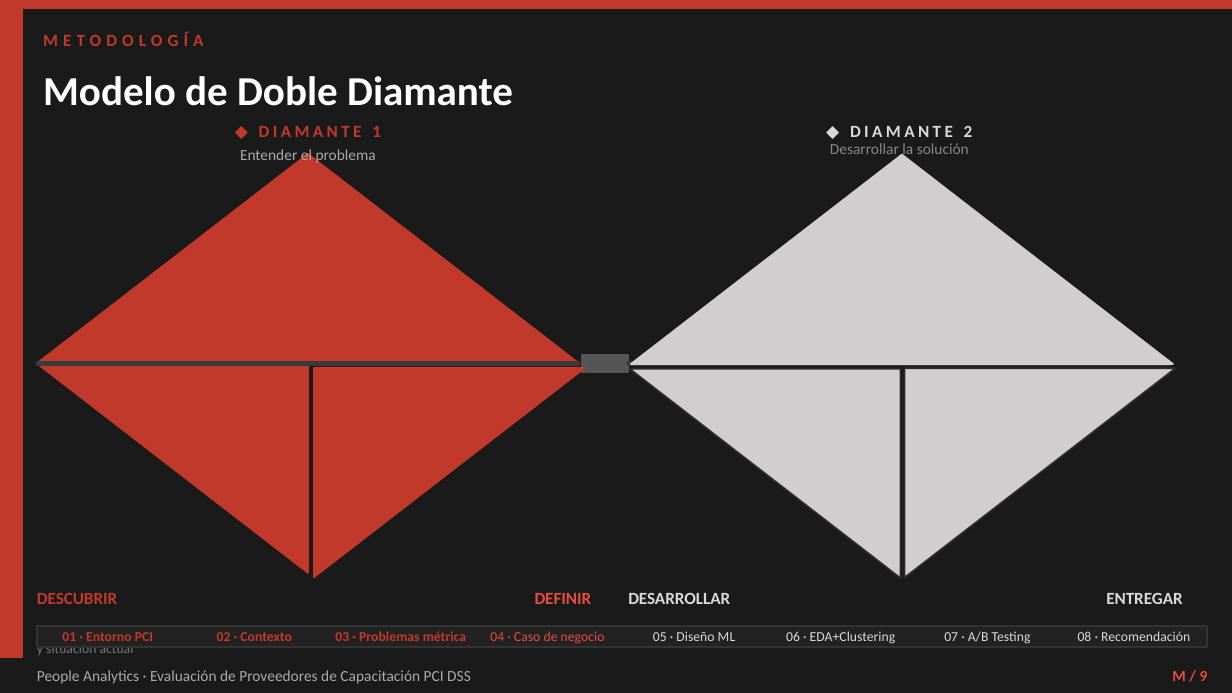
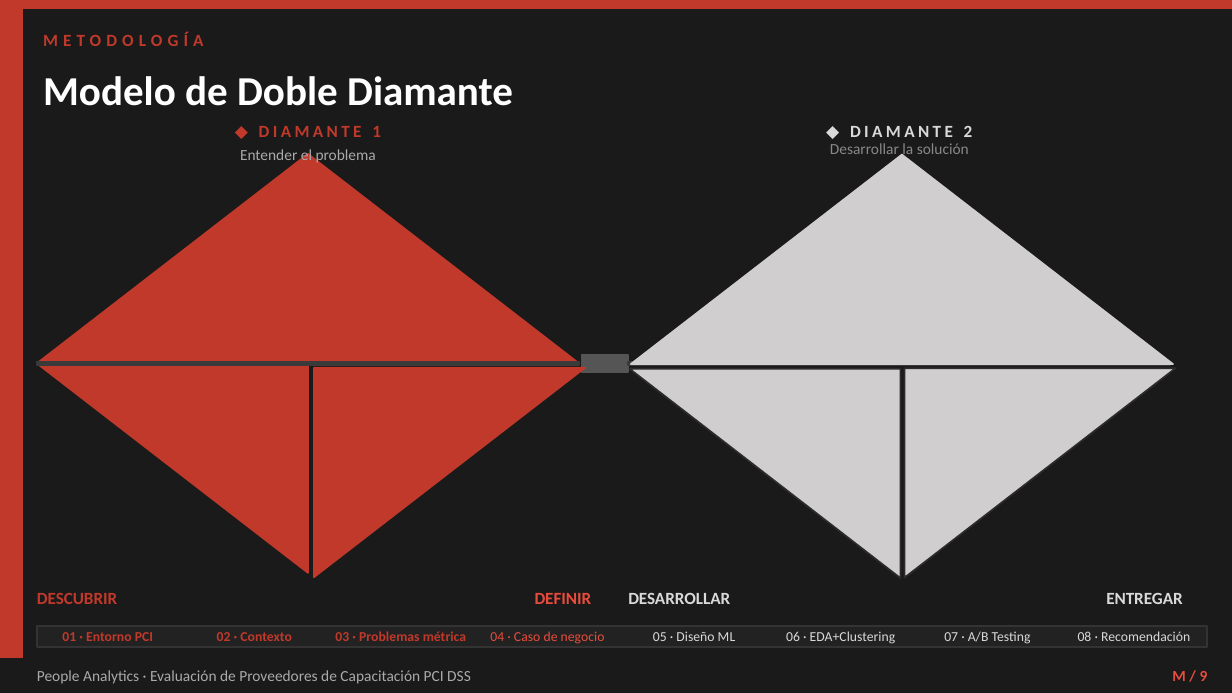
Before and after one commit to oceballos/PeopleAnalytics, a slide deck: slide 2 of people_analytics_G6_capacitación.pptx. Drawn at 1232x693 pixels with LibreOffice and Linux fonts; fonts in the diff are those of the drawing. Boxes give left, top, right and bottom in pixels: in the first picture for what was removed or moved away, otherwise in the second. Text is boxed around its words. In the diff, an @@ line names an element or a change of style, - is before the commit and + after.

```diff
--- a/people_analytics_G6_capacitación.pptx
+++ b/people_analytics_G6_capacitación.pptx
@@ text removed at box(37, 632, 152, 655) @@
-Contexto regulatorio
-y situación actual
```
Also in this commit, not shown: 8 other slides changed.
